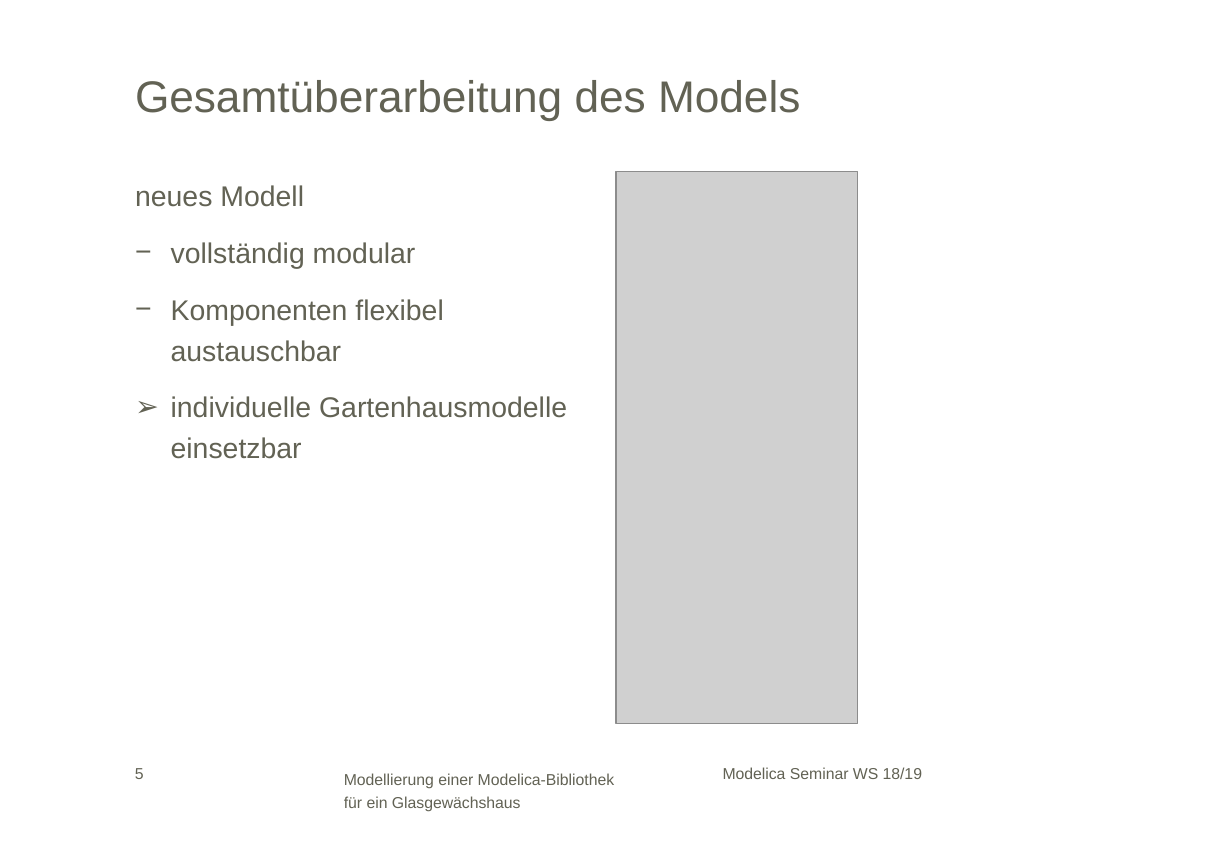
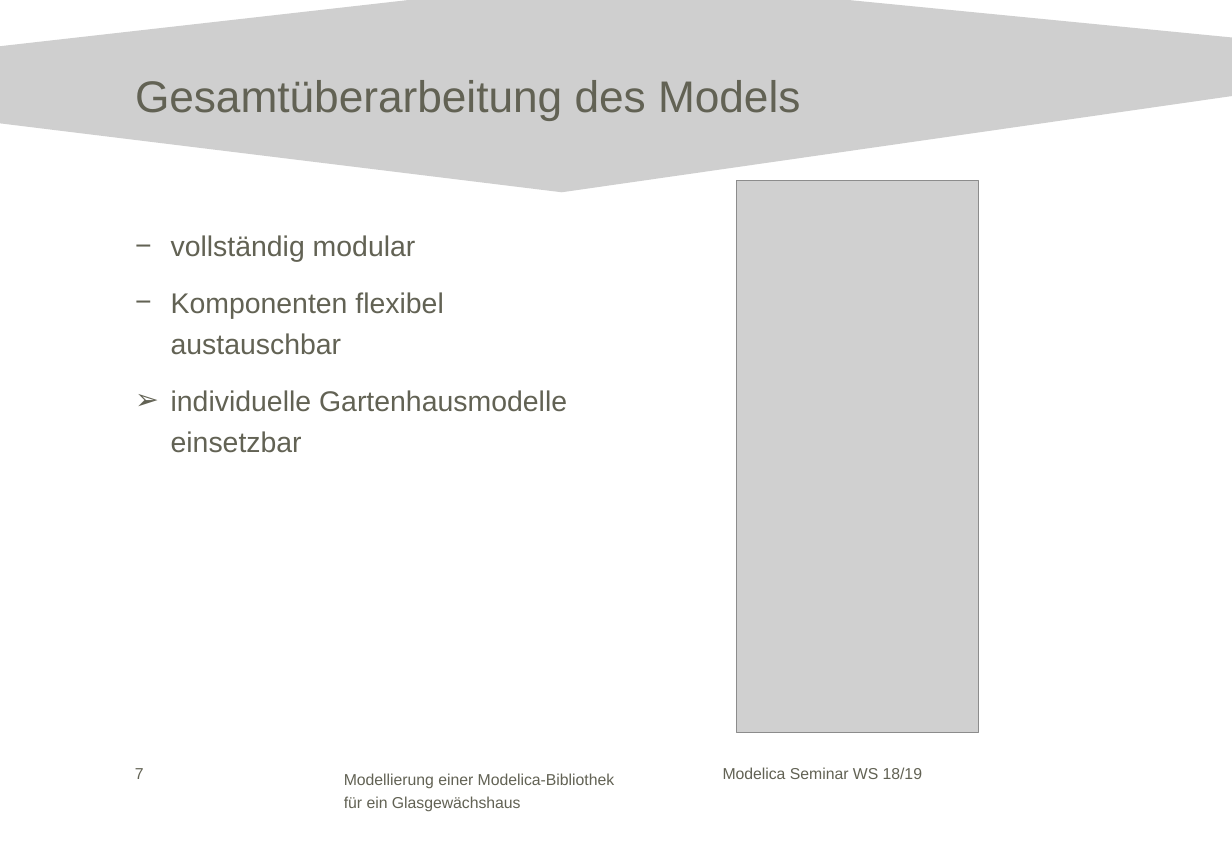
Before and after one commit to HeikoBielik/gewXhouse, a slide deck: slide 7 of Modelica WS 18_19_V3_edited_by_harry.pptx (slide 5 before the commit). Drawn at 1232x853 pixels with LibreOffice and Linux fonts; fonts in the diff are those of the drawing; grey boxes stand for pictures; background and template pictures are left out. Boxes give left, top, right and bottom in pixels: in the first picture for what was removed or moved away, otherwise in the second. Text is boxed around its words. In the diff, an @@ line names an element or a change of style, - is before the commit and + after.

```diff
--- a/Modelica WS 18_19_V3_edited_by_harry.pptx
+++ b/Modelica WS 18_19_V3_edited_by_harry.pptx
@@ freeform shape added at [0,0,1232,192], fill #CFCFCF @@
@@ text at [135,185,304,207]: paragraph removed @@
-neues Modell
@@ picture: place and size @@
-picture at [617,172,858,724]
+picture at [737,181,978,733]
@@ page number at [135,768,144,779]: text changed @@
-5
+7
```
Also in this commit, not shown: 3 other slides changed, 3 slides added, 4 slides removed.
